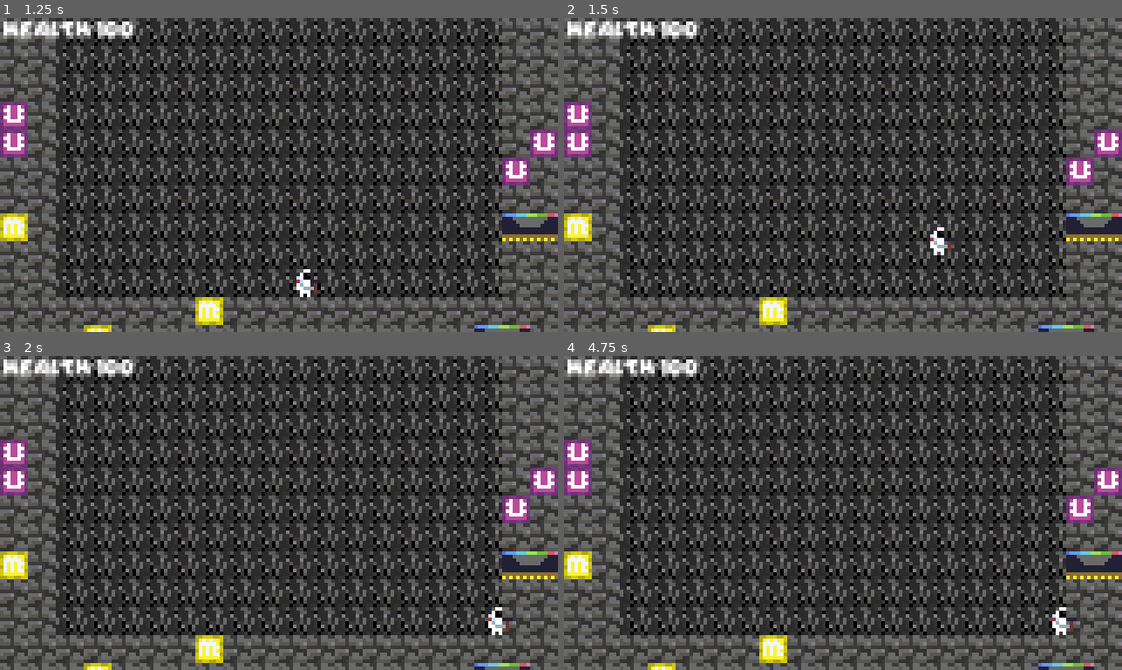
Above: before the commit, frames 1-4 (two rows, left to right).
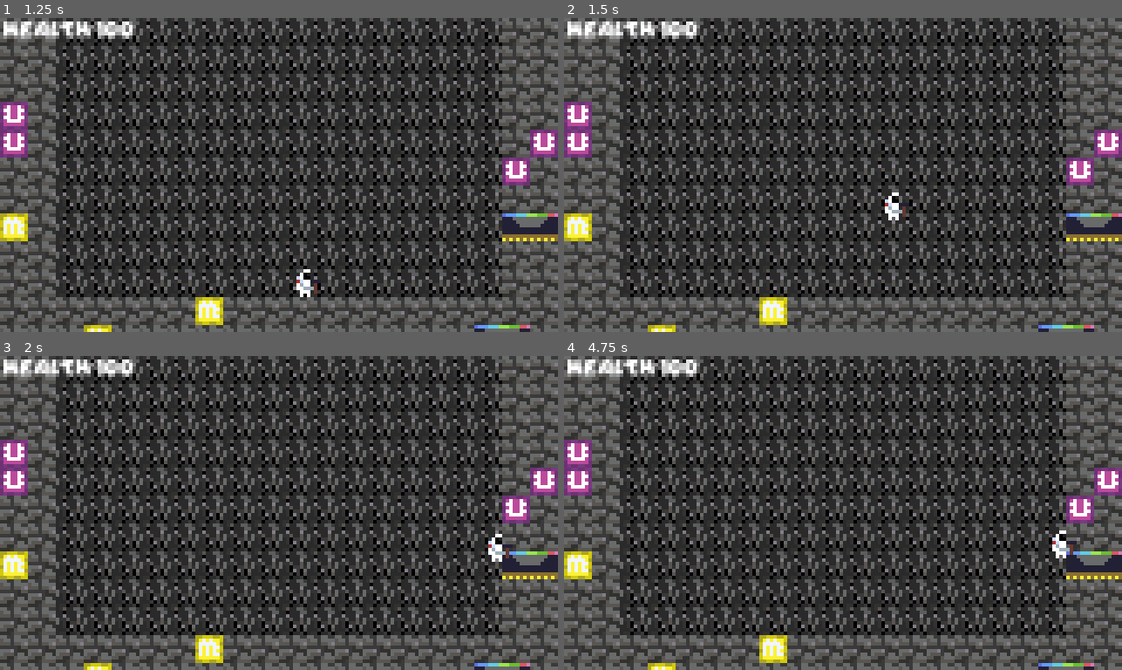
Above: after the commit, the same moments.

Repository: Larrycoder12/THM_Prod
Game: Godot game, scene res://scenes/main_menu.tscn
Two runs of this game, one before a commit and one after it. Both use one fixed random seed, a clock stepped at 60 frames per second and the inputs below.
Inputs (mouse positions are in pixels of both pictures, inside the frame that each line leads up to):
- Up to frame 1 (1.25 s): click (262, 99) at 0.5 s
- Up to frame 2 (1.5 s): tap Enter at 1.25 s; hold Right (right) from 1.28 s (still down); hold W (up) from 1.28 s (still down)
- Up to frame 3 (2 s): keep holding Right (right); keep holding W (up)
- Up to frame 4 (4.75 s): release W (up) at 2.03 s; tap W (up) at 2.1, 2.27, 2.57, 3.6, 3.77, 4.07 s; release Right (right) at 2.78 s; hold A (left) 2.78-3.53 s; hold W (up) 2.78-3.53 s; hold Right (right) from 3.53 s (still down); hold W (up) from 4.28 s (still down)

Frame 1 is identical in both runs. In frame 2, 0.4% of the frame differs, in the area x 57-70%, y 55-76%; in frame 3, 0.4%; in frame 4, 0.5%, in the area x 87-92%, y 55-89%.

Commit message:
Changed player movement to be acceleration-based

Diff:
--- a/scripts/player.gd
+++ b/scripts/player.gd
@@ -1,8 +1,9 @@
 extends CharacterBody2D
 
 
-const SPEED = 100.0
-const JUMP_VELOCITY = -150.0
+const ACCELERATION = 5
+const MAX_VELOCITY = 400
+const JUMP_VELOCITY = -200.0
 
 
 func _physics_process(delta: float) -> void:
@@ -11,16 +12,17 @@
 		velocity += get_gravity() * delta
 
 	# Handle jump.
-	if Input.is_action_just_pressed("up") and is_on_floor():
+	if Input.is_action_pressed("up") and is_on_floor():
 		velocity.y = JUMP_VELOCITY
 
-	# Get the input direction and handle the movement/deceleration.
-	# As good practice, you should replace UI actions with custom gameplay actions.
-	var direction := Input.get_axis("left", "right")
-	if direction:
-		velocity.x = direction * SPEED
+	if Input.is_action_pressed("left"):
+		if velocity.x > -1 * MAX_VELOCITY:
+			velocity.x -= ACCELERATION
+	elif Input.is_action_pressed("right"):
+		if velocity.x < MAX_VELOCITY:
+			velocity.x += ACCELERATION
 	else:
-		velocity.x = move_toward(velocity.x, 0, SPEED)
+		velocity.x -= sign(velocity.x) * ACCELERATION
 
 	if velocity.x < 0:
 		$Sprite2D.flip_h = true
Not shown: 1 places in scenes/node_2d.tscn that only renumber resources
